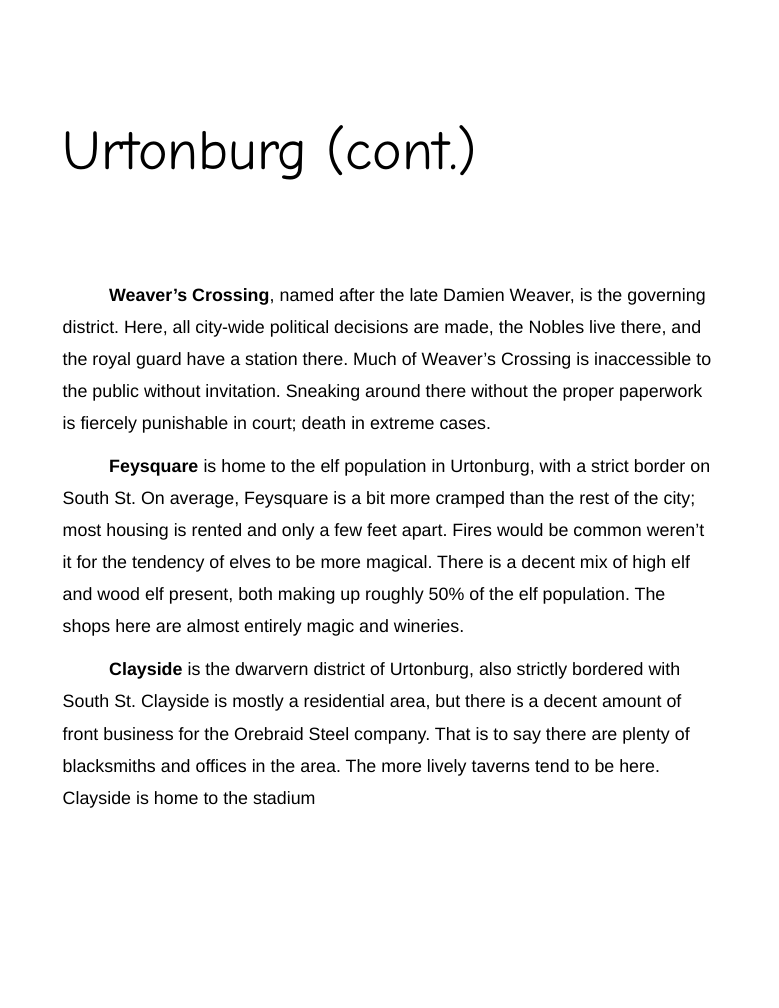
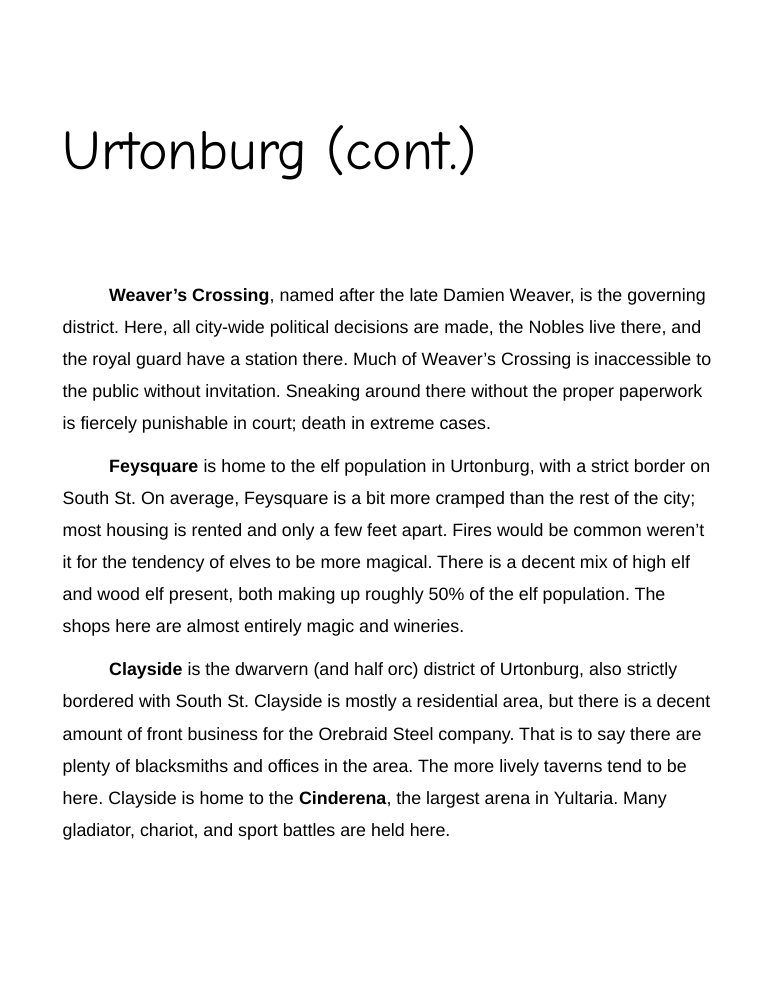
Before and after one commit to polic72/DnD-Stuff, a slide deck: slide 9 of The Jaws of Time.pptx (slide 8 before the commit). Drawn at 779x1008 pixels with LibreOffice and Linux fonts; fonts in the diff are those of the drawing; background and template pictures are left out. Boxes give left, top, right and bottom in pixels: in the first picture for what was removed or moved away, otherwise in the second. Text is boxed around its words. In the diff, an @@ line names an element or a change of style, - is before the commit and + after.

Commit message:
Finished Urtonburg.

```diff
--- a/The Jaws of Time.pptx
+++ b/The Jaws of Time.pptx
@@ text at (63, 662, 711, 840): text changed @@
-Clayside is the dwarvern district of Urtonburg, also strictly bordered with South St. Clayside is mostly a residential area, but there is a decent amount of front business for the Orebraid Steel company. That is to say there are plenty of blacksmiths and offices in the area. The more lively taverns tend to be here. Clayside is home to the stadium
+Clayside is the dwarvern (and half orc) district of Urtonburg, also strictly bordered with South St. Clayside is mostly a residential area, but there is a decent amount of front business for the Orebraid Steel company. That is to say there are plenty of blacksmiths and offices in the area. The more lively taverns tend to be here. Clayside is home to the Cinderena, the largest arena in Yultaria. Many gladiator, chariot, and sport battles are held here.
```
Also in this commit, not shown: 3 slides added, 1 slide removed.
